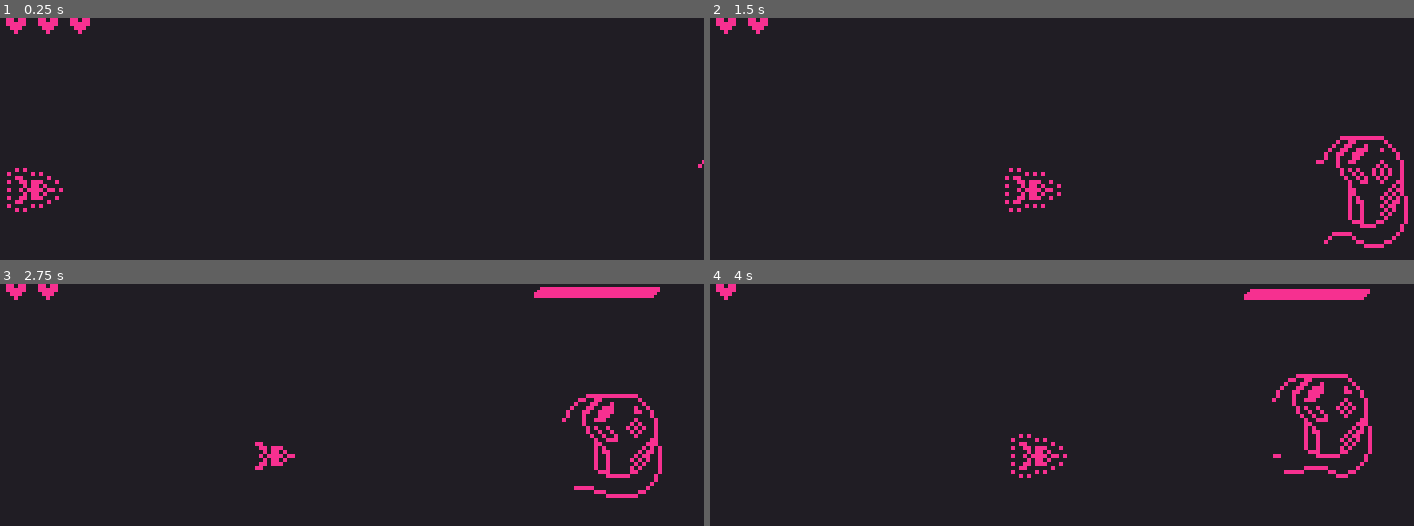
Above: before the commit, frames 1-4 (two rows, left to right).
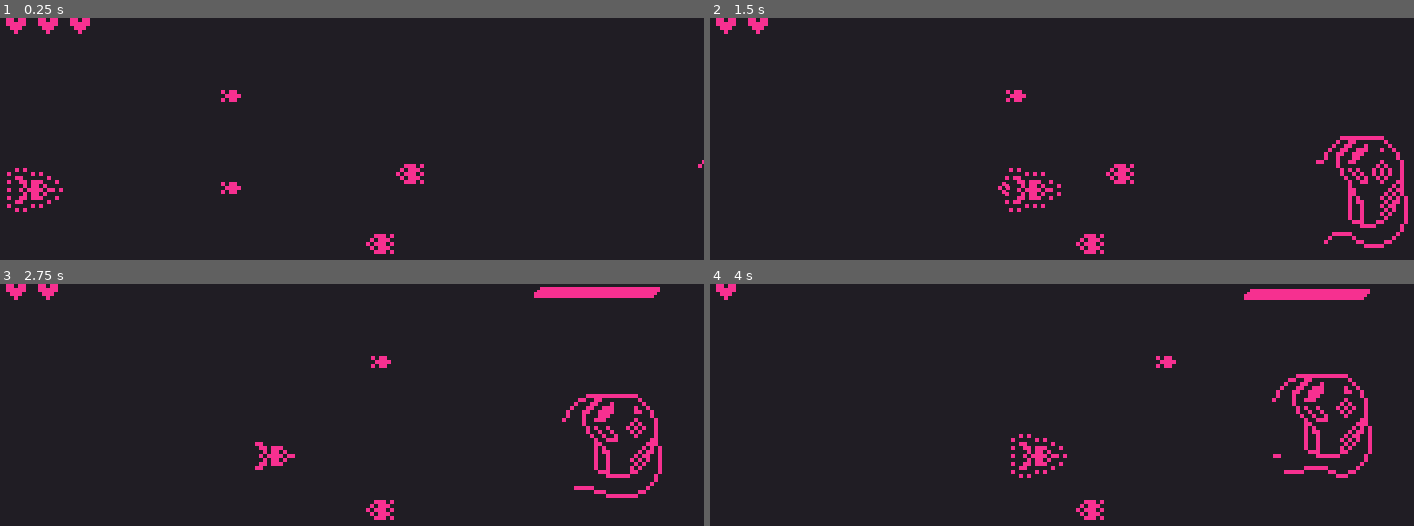
Above: after the commit, the same moments.

Repository: victor-romero-martinez/space-umpact
Game: Godot game, scene res://test/test_room.tscn
The game is run twice, just before and just after one commit, with the same random seed, the same clock (stepped at 60 frames per second) and the same inputs. This scene is started directly instead of the project's main scene.
Inputs:
- Up to frame 1 (0.25 s): no input
- Up to frame 2 (1.5 s): tap Enter (ui_accept) at 0.5, 0.77 s; hold Right (ui_right) from 0.53 s (still down)
- Up to frame 3 (2.75 s): tap Enter (ui_accept) at 1.52 s; release Right (ui_right) at 2.03 s; hold Left (ui_left) from 2.03 s (still down)
- Up to frame 4 (4 s): release Left (ui_left) at 2.78 s; hold Right (ui_right) from 2.78 s (still down); tap Enter (ui_accept) at 3.02, 3.77 s

The runs differ from the first frame. In frame 1, 0.6% of the frame differs, in the area x 31-61%, y 29-98%; in frame 2, 0.5%; in frame 3, 0.3%; in frame 4, 0.3%.

Commit message:
add rocket

Diff:
--- a/levels/level_1/boss_chunk.tscn
+++ b/levels/level_1/boss_chunk.tscn
@@ -14,6 +14,7 @@
 
 [node name="Boss1" parent="." node_paths=PackedStringArray("fsm", "move_down", "move_up", "move_left", "attack", "dead_move") instance=ExtResource("1_6kwli")]
 position = Vector2(385, 87)
+collision_mask = 0
 fsm = NodePath("EnemyStateMachine")
 move_down = NodePath("EnemyStateMachine/EnemyMoveDown")
 move_up = NodePath("EnemyStateMachine/EnemyMoveUp")
--- a/project.godot
+++ b/project.godot
@@ -58,6 +58,7 @@
 2d_physics/layer_3="enemy"
 2d_physics/layer_4="boss"
 2d_physics/layer_5="bullets"
+2d_physics/layer_6="sensor"
 2d_physics/layer_8="wall"
 
 [rendering]
--- a/scenes/enemies/boss_1.tscn
+++ b/scenes/enemies/boss_1.tscn
@@ -1,8 +1,7 @@
-[gd_scene load_steps=15 format=3 uid="uid://c88ev1so4wvv1"]
+[gd_scene load_steps=14 format=3 uid="uid://c88ev1so4wvv1"]
 
 [ext_resource type="Script" path="res://scripts/enemy/boss.gd" id="2_fcshl"]
 [ext_resource type="Texture2D" uid="uid://c8obpupy8uofa" path="res://assets/boss.png" id="2_pqo2t"]
-[ext_resource type="PackedScene" uid="uid://cwj4d2ay65k5w" path="res://scenes/utilities/bullet.tscn" id="3_23eqv"]
 [ext_resource type="PackedScene" uid="uid://by7lrbpcv54q0" path="res://scenes/utilities/enemy_health_box.tscn" id="3_yd4ll"]
 [ext_resource type="PackedScene" uid="uid://dh3wvochtm054" path="res://scenes/utilities/enemy_hit_box.tscn" id="4_6iuw8"]
 [ext_resource type="PackedScene" uid="uid://b4ag2vyg2jj2y" path="res://scenes/utilities/explotion.tscn" id="4_7o8cd"]
@@ -56,11 +55,10 @@
 height = 44.0
 
 [node name="Boss1" type="CharacterBody2D"]
-collision_layer = 0
-collision_mask = 0
+collision_layer = 8
+collision_mask = 32
 script = ExtResource("2_fcshl")
 speed = 4.0
-bullet_scene = ExtResource("3_23eqv")
 explotion_scene = ExtResource("4_7o8cd")
 
 [node name="AnimatedSprite2D" type="AnimatedSprite2D" parent="."]
@@ -85,6 +83,7 @@
 
 [node name="EnemyHitBox" parent="." instance=ExtResource("4_6iuw8")]
 visible = false
+collision_mask = 34
 
 [node name="CollisionShape2D" type="CollisionShape2D" parent="EnemyHitBox"]
 position = Vector2(5, -5)
--- a/scenes/player.tscn
+++ b/scenes/player.tscn
@@ -56,6 +56,7 @@
 
 [node name="Player" instance=ExtResource("1_oct7a")]
 collision_layer = 2
+collision_mask = 0
 script = ExtResource("2_c5j55")
 bullet_scene = ExtResource("3_lue58")
 explotion_scene = ExtResource("4_gyihd")
--- /dev/null
+++ b/scenes/utilities/rocket.tscn
@@ -0,0 +1,46 @@
+[gd_scene load_steps=6 format=3 uid="uid://b6o73s0pkyk7x"]
+
+[ext_resource type="Script" path="res://scripts/utils/rocket.gd" id="1_7mf50"]
+[ext_resource type="Texture2D" uid="uid://4txxjkpo453e" path="res://assets/bullet.png" id="1_nm32w"]
+[ext_resource type="PackedScene" uid="uid://b4ag2vyg2jj2y" path="res://scenes/utilities/explotion.tscn" id="2_vdd2c"]
+
+[sub_resource type="RectangleShape2D" id="RectangleShape2D_3t4pb"]
+size = Vector2(10, 6)
+
+[sub_resource type="RectangleShape2D" id="RectangleShape2D_mv1py"]
+size = Vector2(10, 6)
+
+[node name="Rocket" type="CharacterBody2D"]
+collision_layer = 0
+collision_mask = 0
+script = ExtResource("1_7mf50")
+explotion = ExtResource("2_vdd2c")
+
+[node name="Sprite2D" type="Sprite2D" parent="."]
+scale = Vector2(2, 2)
+texture = ExtResource("1_nm32w")
+hframes = 4
+frame = 1
+
+[node name="CollisionShape2D" type="CollisionShape2D" parent="."]
+visible = false
+shape = SubResource("RectangleShape2D_3t4pb")
+
+[node name="Sensor" type="Area2D" parent="."]
+collision_layer = 0
+collision_mask = 14
+
+[node name="CollisionShape2D" type="CollisionPolygon2D" parent="Sensor"]
+polygon = PackedVector2Array(5, -1, 25, -31, 25, 31, 5, 1)
+
+[node name="HitBox" type="Area2D" parent="."]
+visible = false
+collision_layer = 0
+collision_mask = 14
+
+[node name="CollisionShape2D" type="CollisionShape2D" parent="HitBox"]
+shape = SubResource("RectangleShape2D_mv1py")
+
+[connection signal="body_entered" from="Sensor" to="." method="_on_sensor_body_entered"]
+[connection signal="body_exited" from="Sensor" to="." method="_on_sensor_body_exited"]
+[connection signal="area_entered" from="HitBox" to="." method="_on_hit_box_area_entered"]
--- a/scripts/utils/player_hit_box.gd
+++ b/scripts/utils/player_hit_box.gd
@@ -12,5 +12,5 @@
 
 ## Enemy must have a components [u][color=#d58b8b]EnemyHealthBox[/color][/u]
 func _hit(area: Area2D):
-	if area is EnemyHealthBox:
+	if area is EnemyHealthBox: # TODO: agregar colosion player
 		area.take_damage()
--- /dev/null
+++ b/scripts/utils/rocket.gd
@@ -0,0 +1,61 @@
+extends CharacterBody2D
+class_name Rorcket
+
+
+enum Direction { LEFT = -1, RIGHT = 1 }
+
+@export var speed = 30.0
+@export var directon: Direction = Direction.RIGHT
+@export var explotion: PackedScene
+
+
+var collitions: Array[CollisionObject2D] = []
+
+
+func _physics_process(_delta):
+	velocity.x = directon * speed
+
+	if velocity.x > 0:
+		$Sprite2D.flip_h = false
+	else:
+		$Sprite2D.flip_h = true
+
+	if collitions.is_empty():
+		velocity.y = 0
+	else:
+		scan()
+
+	move_and_slide()
+
+
+# NOTE: puede generar bug si solo se usa como referencua la posicion del array
+func scan():
+	if collitions[0].global_position.y > global_position.y:
+		velocity.y = speed * 1
+	else:
+		velocity.y = speed * -1
+
+
+func _make_boom():
+	if explotion:
+		var boom = explotion.instantiate()
+		boom.position = global_position
+		add_sibling(boom)
+
+
+# add
+func _on_sensor_body_entered(body):
+	collitions.append(body)
+
+# remove
+func _on_sensor_body_exited(body):
+	collitions.erase(body)
+
+
+
+func _on_hit_box_area_entered(area):
+	if area is EnemyHealthBox or area is PlayerHealthBox:
+		area.take_damage()
+
+	_make_boom()
+	queue_free()
--- a/test/test_room.tscn
+++ b/test/test_room.tscn
@@ -1,10 +1,12 @@
-[gd_scene load_steps=6 format=3 uid="uid://cf75tmh3rpht1"]
+[gd_scene load_steps=8 format=3 uid="uid://cf75tmh3rpht1"]
 
 [ext_resource type="Script" path="res://test/test_room.gd" id="1_odhxs"]
 [ext_resource type="PackedScene" uid="uid://73nbxcjdyc8b" path="res://scenes/utilities/hud_health.tscn" id="1_qhkwd"]
 [ext_resource type="PackedScene" uid="uid://dmb1acg6lojr5" path="res://control/menu_pause.tscn" id="2_51vey"]
 [ext_resource type="PackedScene" uid="uid://ncfavua7kjnn" path="res://scenes/player.tscn" id="2_b2s5v"]
 [ext_resource type="PackedScene" uid="uid://dxdtonhgxyoh8" path="res://levels/level_1/boss_chunk.tscn" id="5_7qg75"]
+[ext_resource type="PackedScene" uid="uid://b6o73s0pkyk7x" path="res://scenes/utilities/rocket.tscn" id="6_gj27c"]
+[ext_resource type="PackedScene" uid="uid://3jrsb7a53rbs" path="res://scenes/enemies/enemy_3.tscn" id="7_mlwkf"]
 
 [node name="TestRoom" type="Node2D"]
 script = ExtResource("1_odhxs")
@@ -48,5 +50,17 @@
 [node name="BossChunk" parent="." instance=ExtResource("5_7qg75")]
 metadata/_edit_lock_ = true
 
+[node name="Rocket" parent="." instance=ExtResource("6_gj27c")]
+position = Vector2(108, 85)
+
+[node name="Rocket2" parent="." instance=ExtResource("6_gj27c")]
+position = Vector2(108, 39)
+
+[node name="Enemy3" parent="." instance=ExtResource("7_mlwkf")]
+position = Vector2(191, 113)
+
+[node name="Enemy4" parent="." instance=ExtResource("7_mlwkf")]
+position = Vector2(206, 78)
+
 [connection signal="hit" from="Player/Player" to="Hud/HudHealth" method="_on_player_hit"]
 [connection signal="resume" from="MenuPause" to="." method="_on_menu_pause_resume"]
Not shown: 1 places in levels/level_1/boss_chunk.tscn that only renumber resources
